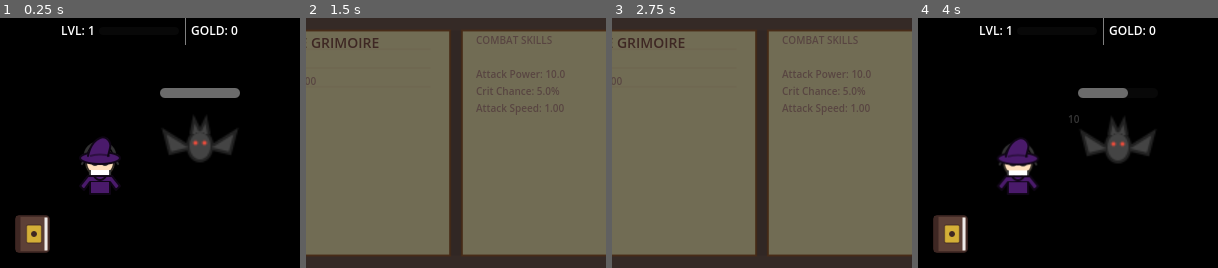
Above: before the commit, frames 1-4 (left to right).
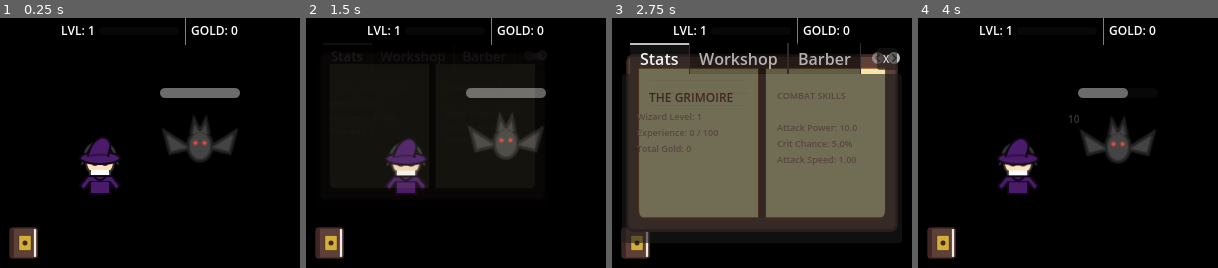
Above: after the commit, the same moments.

Repository: dgcarlucci/cast-lock
Game: Godot game, scene res://scenes/Main.tscn
Two runs of this game, one before a commit and one after it. Both use one fixed random seed, a clock stepped at 60 frames per second and the inputs below.
Inputs (mouse positions are in pixels of both pictures, inside the frame that each line leads up to; where the layout moved, square brackets give the same spot in the first picture):
- Up to frame 1 (0.25 s): no input
- Up to frame 2 (1.5 s): click (330, 243) [339, 233] at 0.5 s; click (330, 243) [339, 233] at 1.25 s
- Up to frame 3 (2.75 s): click (636, 243) [645, 233] at 2 s
- Up to frame 4 (4 s): tap Enter at 2.75 s

The runs differ from the first frame. In frame 1, 2.0% of the frame differs, in the area x 3-17%, y 78-97%; in frame 2, 99%, in the area x 0-100%, y 0-100%; in frame 3, 54%; in frame 4, 2.0%.

Commit message:
feat: icon-based navigation for Grimoire and layout fixes

Diff:
--- /dev/null
+++ b/resources/barber_tab_icon.svg
@@ -0,0 +1,12 @@
+<svg width="64" height="64" viewBox="0 0 64 64" fill="none" xmlns="http://www.w3.org/2000/svg">
+  <!-- Small Barber Pole -->
+  <rect x="45" y="10" width="8" height="30" rx="4" fill="#f0f0f0" stroke="#333" stroke-width="1.5"/>
+  <path d="M45 15L53 21M45 23L53 29M45 31L53 37" stroke="#e74c3c" stroke-width="3"/>
+  <!-- Small Scissors -->
+  <g transform="translate(10, 20) scale(0.8)">
+    <circle cx="10" cy="40" r="6" stroke="#333" stroke-width="2"/>
+    <circle cx="26" cy="40" r="6" stroke="#333" stroke-width="2"/>
+    <path d="M10 34L25 10" stroke="#333" stroke-width="3" stroke-linecap="round"/>
+    <path d="M26 34L11 10" stroke="#333" stroke-width="3" stroke-linecap="round"/>
+  </g>
+</svg>
--- a/scenes/UI_Overlay.tscn
+++ b/scenes/UI_Overlay.tscn
@@ -1,10 +1,13 @@
-[gd_scene load_steps=6 format=3]
+[gd_scene load_steps=10 format=3]
 
 [ext_resource type="Script" path="res://scripts/UI_Overlay.gd" id="1_x8b7o"]
 [ext_resource type="Texture2D" path="res://resources/book_icon.svg" id="2_book"]
 [ext_resource type="Texture2D" path="res://resources/grimoire_open_bg.svg" id="3_bg"]
 [ext_resource type="Texture2D" path="res://resources/anvil_icon.svg" id="4_anvil"]
 [ext_resource type="PackedScene" path="res://scenes/Wizard.tscn" id="5_wiz"]
+[ext_resource type="Texture2D" path="res://resources/stats_icon.svg" id="6_stats"]
+[ext_resource type="Texture2D" path="res://resources/barber_tab_icon.svg" id="7_barber"]
+[ext_resource type="Texture2D" path="res://resources/gear_icon.svg" id="8_gear"]
 
 [node name="UI_Overlay" type="Control"]
 layout_mode = 3
@@ -50,10 +53,10 @@
 anchors_preset = 2
 anchor_top = 1.0
 anchor_bottom = 1.0
-offset_left = 10.0
-offset_top = -58.0
-offset_right = 58.0
-offset_bottom = -10.0
+offset_left = 5.0
+offset_top = -45.0
+offset_right = 45.0
+offset_bottom = -5.0
 grow_vertical = 0
 texture_normal = ExtResource("2_book")
 ignore_texture_size = true
@@ -86,10 +89,10 @@
 anchor_top = 0.5
 anchor_right = 0.5
 anchor_bottom = 0.5
-offset_left = -250.0
-offset_top = -150.0
-offset_right = 250.0
-offset_bottom = 150.0
+offset_left = -140.0
+offset_top = -100.0
+offset_right = 140.0
+offset_bottom = 100.0
 grow_horizontal = 2
 grow_vertical = 2
 
@@ -110,20 +113,22 @@
 anchor_bottom = 1.0
 grow_horizontal = 2
 grow_vertical = 2
-theme_override_font_sizes/font_size = 8
+theme_override_font_sizes/font_size = 0
 tab_alignment = 1
 
 [node name="Stats" type="HSplitContainer" parent="Grimoire/TabContainer"]
 layout_mode = 2
+theme_override_icons/grabber = ExtResource("6_stats")
 dragger_visibility = 2
+metadata/_tab_icon = ExtResource("6_stats")
 
 [node name="LeftPage" type="MarginContainer" parent="Grimoire/TabContainer/Stats"]
 layout_mode = 2
 size_flags_horizontal = 3
-theme_override_constants/margin_left = 20
-theme_override_constants/margin_top = 20
-theme_override_constants/margin_right = 20
-theme_override_constants/margin_bottom = 20
+theme_override_constants/margin_left = 15
+theme_override_constants/margin_top = 15
+theme_override_constants/margin_right = 15
+theme_override_constants/margin_bottom = 15
 
 [node name="VBox" type="VBoxContainer" parent="Grimoire/TabContainer/Stats/LeftPage"]
 layout_mode = 2
@@ -131,24 +136,24 @@
 [node name="Title" type="Label" parent="Grimoire/TabContainer/Stats/LeftPage/VBox"]
 layout_mode = 2
 theme_override_colors/font_color = Color(0.243137, 0.152941, 0.137255, 1)
-theme_override_font_sizes/font_size = 14
+theme_override_font_sizes/font_size = 12
 text = "THE GRIMOIRE"
 horizontal_alignment = 1
 
 [node name="StatsLabel" type="Label" parent="Grimoire/TabContainer/Stats/LeftPage/VBox"]
 layout_mode = 2
 theme_override_colors/font_color = Color(0.345098, 0.270588, 0.254902, 1)
-theme_override_font_sizes/font_size = 10
+theme_override_font_sizes/font_size = 9
 text = "Wizard Level: 1
 XP: 0/100"
 
 [node name="RightPage" type="MarginContainer" parent="Grimoire/TabContainer/Stats"]
 layout_mode = 2
 size_flags_horizontal = 3
-theme_override_constants/margin_left = 20
-theme_override_constants/margin_top = 20
-theme_override_constants/margin_right = 20
-theme_override_constants/margin_bottom = 20
+theme_override_constants/margin_left = 15
+theme_override_constants/margin_top = 15
+theme_override_constants/margin_right = 15
+theme_override_constants/margin_bottom = 15
 
 [node name="VBox" type="VBoxContainer" parent="Grimoire/TabContainer/Stats/RightPage"]
 layout_mode = 2
@@ -156,7 +161,7 @@
 [node name="Label" type="Label" parent="Grimoire/TabContainer/Stats/RightPage/VBox"]
 layout_mode = 2
 theme_override_colors/font_color = Color(0.345098, 0.270588, 0.254902, 1)
-theme_override_font_sizes/font_size = 10
+theme_override_font_sizes/font_size = 9
 text = "COMBAT SKILLS
 Power: 10
 Haste: 1.0"
@@ -165,14 +170,15 @@
 visible = false
 layout_mode = 2
 dragger_visibility = 2
+metadata/_tab_icon = ExtResource("4_anvil")
 
 [node name="LeftPage" type="MarginContainer" parent="Grimoire/TabContainer/Workshop"]
 layout_mode = 2
 size_flags_horizontal = 3
-theme_override_constants/margin_left = 20
-theme_override_constants/margin_top = 20
-theme_override_constants/margin_right = 20
-theme_override_constants/margin_bottom = 20
+theme_override_constants/margin_left = 15
+theme_override_constants/margin_top = 15
+theme_override_constants/margin_right = 15
+theme_override_constants/margin_bottom = 15
 
 [node name="VBox" type="VBoxContainer" parent="Grimoire/TabContainer/Workshop/LeftPage"]
 layout_mode = 2
@@ -180,7 +186,7 @@
 [node name="Label" type="Label" parent="Grimoire/TabContainer/Workshop/LeftPage/VBox"]
 layout_mode = 2
 theme_override_colors/font_color = Color(0.243137, 0.152941, 0.137255, 1)
-theme_override_font_sizes/font_size = 12
+theme_override_font_sizes/font_size = 10
 text = "THE ANVIL"
 horizontal_alignment = 1
 
@@ -189,87 +195,88 @@
 size_flags_vertical = 3
 
 [node name="AnvilIcon" type="TextureRect" parent="Grimoire/TabContainer/Workshop/LeftPage/VBox/Center"]
-custom_minimum_size = Vector2(64, 64)
+custom_minimum_size = Vector2(48, 48)
 layout_mode = 2
 texture = ExtResource("4_anvil")
 expand_mode = 1
 
 [node name="CraftButtonInside" type="Button" parent="Grimoire/TabContainer/Workshop/LeftPage/VBox"]
 layout_mode = 2
-theme_override_font_sizes/font_size = 10
+theme_override_font_sizes/font_size = 8
 text = "CRAFT (10G)"
 
 [node name="RightPage" type="MarginContainer" parent="Grimoire/TabContainer/Workshop"]
 layout_mode = 2
 size_flags_horizontal = 3
-theme_override_constants/margin_left = 20
-theme_override_constants/margin_top = 20
-theme_override_constants/margin_right = 20
-theme_override_constants/margin_bottom = 20
+theme_override_constants/margin_left = 15
+theme_override_constants/margin_top = 15
+theme_override_constants/margin_right = 15
+theme_override_constants/margin_bottom = 15
 
 [node name="VBox" type="VBoxContainer" parent="Grimoire/TabContainer/Workshop/RightPage"]
 layout_mode = 2
 
 [node name="Label" type="Label" parent="Grimoire/TabContainer/Workshop/RightPage/VBox"]
+layout_mode = 2
+theme_override_colors/font_color = Color(0.243137, 0.152941, 0.137255, 1)
+theme_override_font_sizes/font_size = 9
+text = "RECENT LOOT"
+horizontal_alignment = 1
+
+[node name="LootLogLabel" type="Label" parent="Grimoire/TabContainer/Workshop/RightPage/VBox"]
+layout_mode = 2
+size_flags_vertical = 3
+theme_override_colors/font_color = Color(0.345098, 0.270588, 0.254902, 1)
+theme_override_font_sizes/font_size = 7
+text = "- None"
+
+[node name="Barber" type="HSplitContainer" parent="Grimoire/TabContainer"]
+visible = false
+layout_mode = 2
+dragger_visibility = 2
+metadata/_tab_icon = ExtResource("7_barber")
+
+[node name="LeftPage" type="MarginContainer" parent="Grimoire/TabContainer/Barber"]
+layout_mode = 2
+size_flags_horizontal = 3
+theme_override_constants/margin_left = 15
+theme_override_constants/margin_top = 15
+theme_override_constants/margin_right = 15
+theme_override_constants/margin_bottom = 15
+
+[node name="VBox" type="VBoxContainer" parent="Grimoire/TabContainer/Barber/LeftPage"]
+layout_mode = 2
+alignment = 1
+
+[node name="Label" type="Label" parent="Grimoire/TabContainer/Barber/LeftPage/VBox"]
 layout_mode = 2
 theme_override_colors/font_color = Color(0.243137, 0.152941, 0.137255, 1)
 theme_override_font_sizes/font_size = 10
-text = "RECENT LOOT"
-horizontal_alignment = 1
-
-[node name="LootLogLabel" type="Label" parent="Grimoire/TabContainer/Workshop/RightPage/VBox"]
-layout_mode = 2
-size_flags_vertical = 3
-theme_override_colors/font_color = Color(0.345098, 0.270588, 0.254902, 1)
-theme_override_font_sizes/font_size = 8
-text = "- None"
-
-[node name="Barber" type="HSplitContainer" parent="Grimoire/TabContainer"]
-visible = false
-layout_mode = 2
-dragger_visibility = 2
-
-[node name="LeftPage" type="MarginContainer" parent="Grimoire/TabContainer/Barber"]
-layout_mode = 2
-size_flags_horizontal = 3
-theme_override_constants/margin_left = 20
-theme_override_constants/margin_top = 20
-theme_override_constants/margin_right = 20
-theme_override_constants/margin_bottom = 20
-
-[node name="VBox" type="VBoxContainer" parent="Grimoire/TabContainer/Barber/LeftPage"]
-layout_mode = 2
-alignment = 1
-
-[node name="Label" type="Label" parent="Grimoire/TabContainer/Barber/LeftPage/VBox"]
-layout_mode = 2
-theme_override_colors/font_color = Color(0.243137, 0.152941, 0.137255, 1)
-theme_override_font_sizes/font_size = 12
 text = "BARBER SHOP"
 horizontal_alignment = 1
 
 [node name="RandomizeButton" type="Button" parent="Grimoire/TabContainer/Barber/LeftPage/VBox"]
 layout_mode = 2
-theme_override_font_sizes/font_size = 9
+theme_override_font_sizes/font_size = 8
 text = "RANDOMIZE COLORS"
 
 [node name="BeardToggle" type="Button" parent="Grimoire/TabContainer/Barber/LeftPage/VBox"]
 layout_mode = 2
-theme_override_font_sizes/font_size = 9
+theme_override_font_sizes/font_size = 8
 text = "TOGGLE BEARD"
 
 [node name="HairToggle" type="Button" parent="Grimoire/TabContainer/Barber/LeftPage/VBox"]
 layout_mode = 2
-theme_override_font_sizes/font_size = 9
+theme_override_font_sizes/font_size = 8
 text = "TOGGLE HAIR"
 
 [node name="RightPage" type="MarginContainer" parent="Grimoire/TabContainer/Barber"]
 layout_mode = 2
 size_flags_horizontal = 3
-theme_override_constants/margin_left = 20
-theme_override_constants/margin_top = 20
-theme_override_constants/margin_right = 20
-theme_override_constants/margin_bottom = 20
+theme_override_constants/margin_left = 15
+theme_override_constants/margin_top = 15
+theme_override_constants/margin_right = 15
+theme_override_constants/margin_bottom = 15
 
 [node name="PreviewContainer" type="SubViewportContainer" parent="Grimoire/TabContainer/Barber/RightPage"]
 layout_mode = 2
@@ -282,21 +289,21 @@
 render_target_update_mode = 0
 
 [node name="WizardPreview" parent="Grimoire/TabContainer/Barber/RightPage/PreviewContainer/SubViewport" instance=ExtResource("5_wiz")]
-position = Vector2(100, 100)
-scale = Vector2(2, 2)
+position = Vector2(60, 60)
 
 [node name="Library" type="HSplitContainer" parent="Grimoire/TabContainer"]
 visible = false
 layout_mode = 2
 dragger_visibility = 2
+metadata/_tab_icon = ExtResource("8_gear")
 
 [node name="LeftPage" type="MarginContainer" parent="Grimoire/TabContainer/Library"]
 layout_mode = 2
 size_flags_horizontal = 3
-theme_override_constants/margin_left = 20
-theme_override_constants/margin_top = 20
-theme_override_constants/margin_right = 20
-theme_override_constants/margin_bottom = 20
+theme_override_constants/margin_left = 15
+theme_override_constants/margin_top = 15
+theme_override_constants/margin_right = 15
+theme_override_constants/margin_bottom = 15
 
 [node name="VBox" type="VBoxContainer" parent="Grimoire/TabContainer/Library/LeftPage"]
 layout_mode = 2
@@ -304,21 +311,21 @@
 
 [node name="SaveButton" type="Button" parent="Grimoire/TabContainer/Library/LeftPage/VBox"]
 layout_mode = 2
-theme_override_font_sizes/font_size = 10
+theme_override_font_sizes/font_size = 9
 text = "SAVE PROGRESS"
 
 [node name="RightPage" type="MarginContainer" parent="Grimoire/TabContainer/Library"]
 layout_mode = 2
 size_flags_horizontal = 3
-theme_override_constants/margin_left = 20
-theme_override_constants/margin_top = 20
-theme_override_constants/margin_right = 20
-theme_override_constants/margin_bottom = 20
+theme_override_constants/margin_left = 15
+theme_override_constants/margin_top = 15
+theme_override_constants/margin_right = 15
+theme_override_constants/margin_bottom = 15
 
 [node name="Label" type="Label" parent="Grimoire/TabContainer/Library/RightPage"]
 layout_mode = 2
 theme_override_colors/font_color = Color(0.345098, 0.270588, 0.254902, 1)
-theme_override_font_sizes/font_size = 9
+theme_override_font_sizes/font_size = 8
 text = "VERSION 1.0
 Wizards Desk Idle"
 horizontal_alignment = 1
@@ -328,10 +335,10 @@
 anchors_preset = 1
 anchor_left = 1.0
 anchor_right = 1.0
-offset_left = -30.0
-offset_top = 10.0
-offset_right = -10.0
-offset_bottom = 30.0
+offset_left = -25.0
+offset_top = 5.0
+offset_right = -5.0
+offset_bottom = 25.0
 grow_horizontal = 0
 theme_override_font_sizes/font_size = 10
 text = "X"
Not shown, added: resources/barber_tab_icon.svg.import
